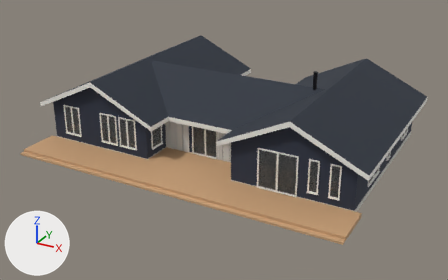
One commit to the glTF model i0k9g95har/teder224_c0_p1_m0.glb: the scene before it, then after it.
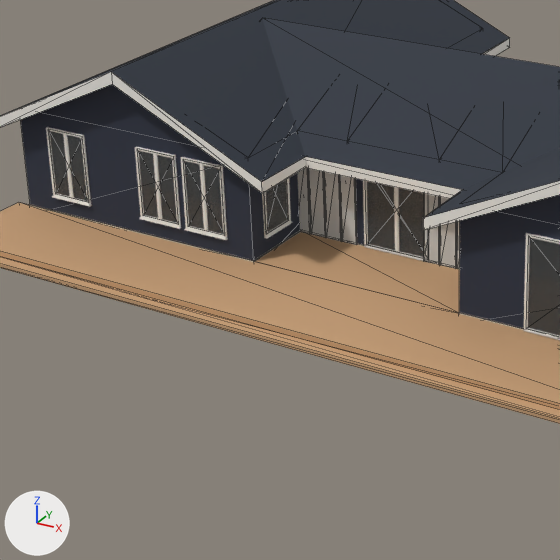
There are two pictures of each version: one whole from a 50 mm camera at (17.9, -24.2, 16.8) aimed at (0.3, 7.9, 0.7), one close up on the part from 10% to 61% of the width and 19% to 100% of the height. The axes (+X, +Y, +Z) are drawn at lower left. The lights are the same throughout. The older version's two pictures come first. The close-ups show mesh edges as thin lines. Vertices at exactly the same position are counted once.

Names of what the first close-up shows: 'deck', 'fascia', 'frame', 'glass', 'panel', 'roof', 'wall' and 1 more.
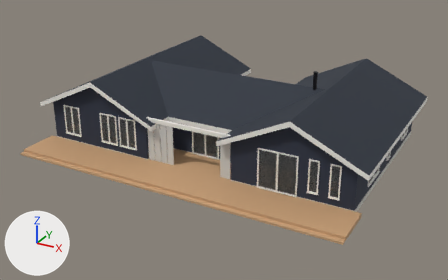
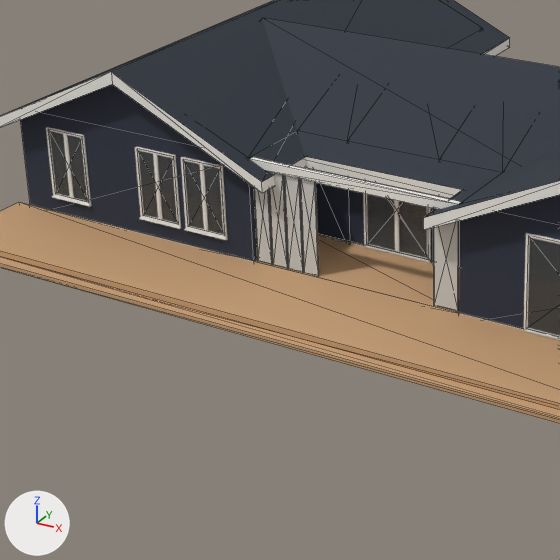
Boxes [x1, y1, x2, y2] around the edits, measured in the close-ups (560 x 560 px):
'panel', reshaped
    before: [298, 168, 460, 270]
    after: [254, 173, 459, 312]
part 1 of me_fascia, added
    after: [250, 157, 460, 209]
part 2 of me_panel, added
    after: [300, 179, 319, 276]
part 3 of me_panel, added
    after: [284, 176, 304, 273]
part 4 of me_panel, added
    after: [269, 173, 288, 269]
part 5 of me_panel, added
    after: [254, 188, 273, 265]
part 6 of me_panel, added
    after: [433, 208, 459, 312]
part 7 of me_panel, deleted
    before: [340, 175, 357, 245]
part 8 of me_panel, deleted (mostly hidden)
    before: [457, 221, 460, 270]
part 9 of me_panel, deleted
    before: [324, 172, 342, 241]
part 10 of me_panel, deleted
    before: [440, 197, 457, 269]
part 11 of me_panel, deleted
    before: [309, 169, 326, 237]
part 12 of me_panel, deleted
    before: [424, 193, 440, 265]
part 13 of me_panel, deleted
    before: [298, 168, 311, 234]

Patch to the scene script:
```diff
--- a/i0k9g95har/teder224_c0_p1_m0.glb.py
+++ b/i0k9g95har/teder224_c0_p1_m0.glb.py
@@ me_fascia @@
 # used by ob_fascia; location = (0.0, 0.0, 0.0)
-me_fascia.from_pydata(...)  # 36 vertices, 36 faces; spans x -11.0..11.0, y 3.5..16.7, z 2.4..4.8
+me_fascia.from_pydata(...)  # 44 vertices, 48 faces; spans x -11.0..11.0, y 3.5..16.7, z 2.4..4.8
+# me_fascia part 1: a new loose piece, a box spanning x -2.9..2.92, y 3.92..4.08, z 2.79..3.03, in mat_fascia (white #f2f0ea)
 me_fascia.materials.append(mat_fascia)
@@ me_panel @@
 # used by ob_panel; location = (0.0, 0.0, 0.0)
-me_panel.from_pydata(...)  # 64 vertices, 96 faces; spans x -3.03..2.64, y 5.99..6.05, z 0.27..2.7
+me_panel.from_pydata(...)  # 40 vertices, 60 faces; spans x -2.83..2.85, y 3.98..4.02, z 0.27..2.79
+# me_panel part 2: a new loose piece, a box spanning x -1.445..-1.025, y 3.98..4.02, z 0.27..2.79, in mat_panel (light grey #cfcfcb)
+# me_panel part 3: a new loose piece, a box spanning x -1.905..-1.485, y 3.98..4.02, z 0.27..2.79, in mat_panel (light grey #cfcfcb)
+# me_panel part 4: a new loose piece, a box spanning x -2.365..-1.945, y 3.98..4.02, z 0.27..2.79, in mat_panel (light grey #cfcfcb)
+# me_panel part 5: a new loose piece, a box spanning x -2.825..-2.405, y 3.98..4.02, z 0.27..2.79, in mat_panel (light grey #cfcfcb)
+# me_panel part 6: a new loose piece, a box spanning x 2.205..2.845, y 3.98..4.02, z 0.27..2.79, in mat_panel (light grey #cfcfcb)
+# me_panel part 7: the loose piece of 8 vertices spanning x -1.62..-1.18, y 5.99..6.05, z 0.27..2.7 is deleted
+# me_panel part 8: the loose piece of 8 vertices spanning x 1.75..2.17, y 5.99..6.05, z 0.27..2.7 is deleted
+# me_panel part 9: the loose piece of 8 vertices spanning x -2.09..-1.65, y 5.99..6.05, z 0.27..2.7 is deleted
+# me_panel part 10: the loose piece of 8 vertices spanning x 1.27..1.71, y 5.99..6.05, z 0.27..2.7 is deleted
+# me_panel part 11: the loose piece of 8 vertices spanning x -2.56..-2.12, y 5.99..6.05, z 0.27..2.7 is deleted
+# me_panel part 12: the loose piece of 8 vertices spanning x 0.81..1.24, y 5.99..6.05, z 0.27..2.7 is deleted
+# me_panel part 13: the loose piece of 8 vertices spanning x -3.03..-2.6, y 5.99..6.05, z 0.27..2.7 is deleted
+# other edits to the shape of me_panel do not show in these pictures
 me_panel.materials.append(mat_panel)
```
